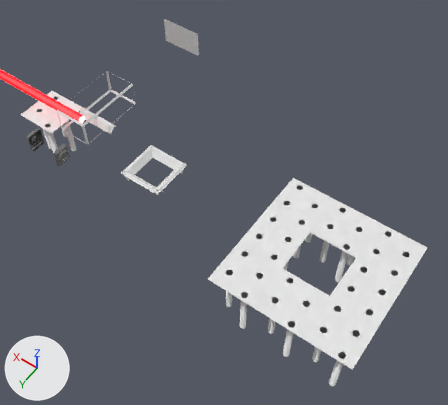
The Blender file game/src/assets/mix_node.blend as it was, and as the next commit left it.
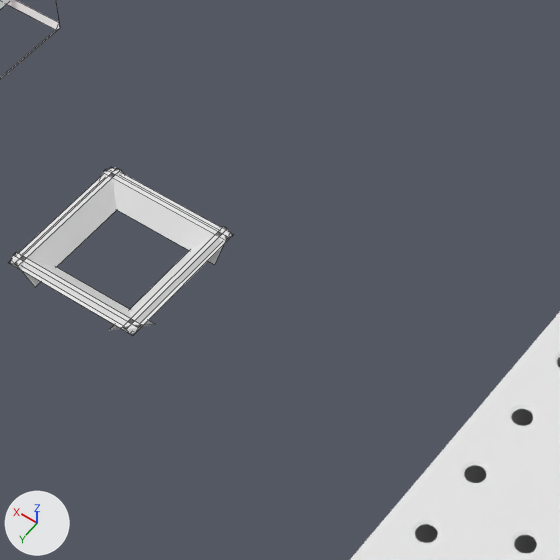
Old and new are each drawn whole from a 50 mm lens placed at (-7.69, 5.65, 9.86), pointed at (-2.88, -1.09, -0.73) and again close up on the part from 26% to 64% of the width and 23% to 65% of the height. Every picture has the same lights, and +X, +Y and +Z are marked at lower left. The close-ups show mesh edges as thin lines.

The scene before the commit, as lines of its bpy script (objects in view):
```python
me_plane_003 = bpy.data.meshes.new('Plane.003')
me_plane_003.from_pydata(...)  # 388 vertices, 279 faces; spans x 0.0..1.0, y -1.0..0.0, z -1.226..0.0
me_wall_l = bpy.data.meshes.new('wall-l')
me_wall_l.from_pydata([(0.975, 0.0, 0.0), (1.0, 0.0, 0.0), (0.975, -1.0, 0.0), (0.949, 0.0, 0.022), (0.949, -1.0, 0.022), (0.918, 0.0, 0.022), (0.918, -1.0, 0.022), (0.796, 0.0, -0.098), (0.796, -1.0, -0.098), (1.0, -1.0, 0.0)], [], [(9, 1, 0, 2), (2, 0, 3, 4), (4, 3, 5, 6), (6, 5, 7, 8)])
me_wall_r = bpy.data.meshes.new('wall-r')
me_wall_r.from_pydata([(0.025, -1.0, 0.0), (0.025, 0.0, 0.0), (0.0, -1.0, 0.0), (0.0, 0.0, 0.0), (0.051, -1.0, 0.022), (0.051, 0.0, 0.022), (0.082, -1.0, 0.022), (0.082, 0.0, 0.022), (0.204, -1.0, -0.098), (0.204, 0.0, -0.098)], [], [(3, 2, 0, 1), (1, 0, 4, 5), (5, 4, 6, 7), (7, 6, 8, 9)])
ob_plane_010 = bpy.data.objects.new('Plane.010', me_plane_003)
ob_plane_010.location = (-5.0, 1.0, 0.0)
ob_wall_l = bpy.data.objects.new('wall-l', me_wall_l)
ob_wall_l.location = (-2.0, 0.0, 0.0)
ob_wall_r = bpy.data.objects.new('wall-r', me_wall_r)
ob_wall_r.location = (-2.0, 0.0, 0.0)
# also in view: 'Plane.004' at (-4.5, -1.5, -0.61); 'wall-b' at (-1.5, -0.1, -0.04); 'wall-t' at (-1.5, -0.9, -0.04); 'Plane.003' at (-4.5, -0.5, -0.61)
```
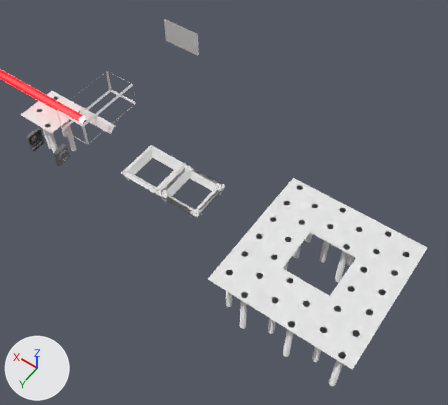
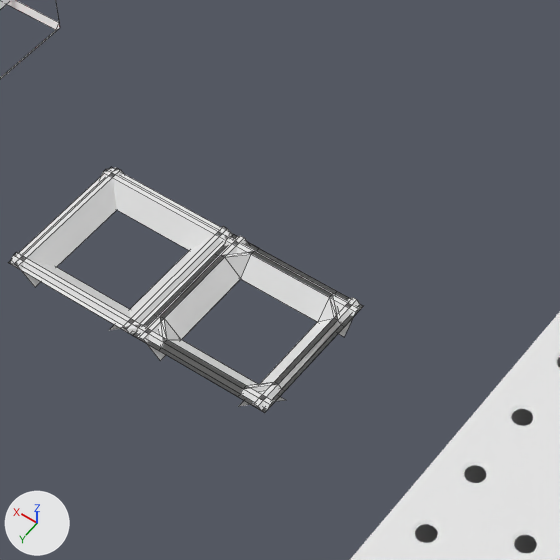
Commit message: Implement inner walls

Changed parts and their boxes (x1, y1, x2, y2) in the close-ups (560 x 560 px):
'wall-b.004', added: after (137, 235, 363, 361)
'wall-b.003', added: after (224, 235, 362, 411)
'wall-b.002', added: after (134, 298, 362, 412)
'wall-b.001', added: after (133, 235, 285, 412)

The change, as a diff of the scene's bpy script:
```diff
--- a/game/src/assets/mix_node.blend.py
+++ b/game/src/assets/mix_node.blend.py
@@ me_wall_tl_i @@
+me_wall_tl_i.from_pydata(...)  # 20 vertices, 13 faces; spans x 0.0..1.0, y -1.0..0.0, z -0.098..0.022
@@ me_wall_tr_i @@
+me_wall_tr_i.from_pydata(...)  # 20 vertices, 13 faces; spans x 0.0..1.0, y -1.0..0.0, z -0.098..0.022
@@ me_wall_br_i @@
+me_wall_br_i.from_pydata(...)  # 20 vertices, 13 faces; spans x 0.0..1.0, y -1.0..0.0, z -0.098..0.022
@@ me_wall_bl_i @@
+me_wall_bl_i.from_pydata(...)  # 20 vertices, 13 faces; spans x 0.0..1.0, y -1.0..0.0, z -0.098..0.022
@@ ob_wall_b_004 @@
+ob_wall_b_004 = bpy.data.objects.new('wall-b.004', me_wall_tl_i)
+ob_wall_b_004.location = (-3.0, 0.0, 0.0)
@@ ob_wall_b_003 @@
+ob_wall_b_003 = bpy.data.objects.new('wall-b.003', me_wall_tr_i)
+ob_wall_b_003.location = (-3.0, 0.0, 0.0)
@@ ob_wall_b_002 @@
+ob_wall_b_002 = bpy.data.objects.new('wall-b.002', me_wall_br_i)
+ob_wall_b_002.location = (-3.0, 0.0, 0.0)
@@ ob_wall_b_001 @@
+ob_wall_b_001 = bpy.data.objects.new('wall-b.001', me_wall_bl_i)
+ob_wall_b_001.location = (-3.0, 0.0, 0.0)
```
